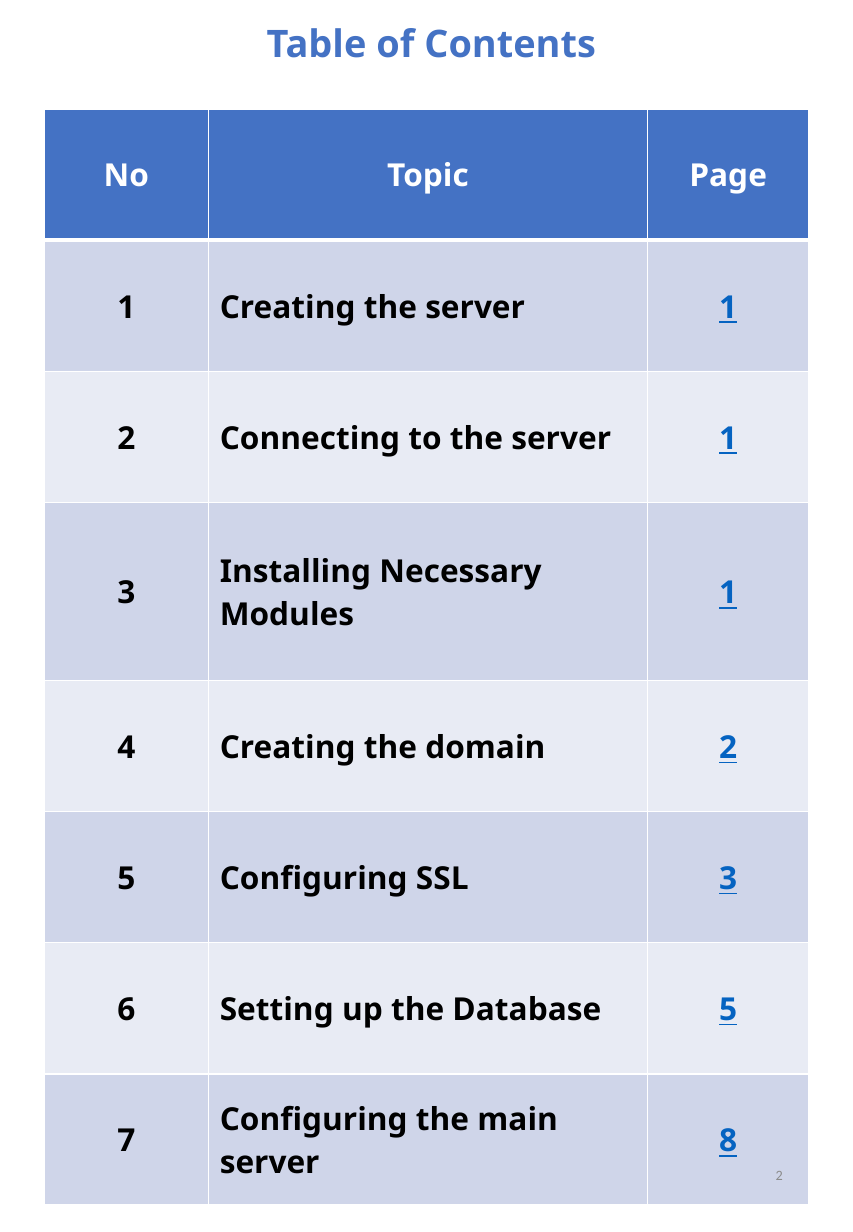
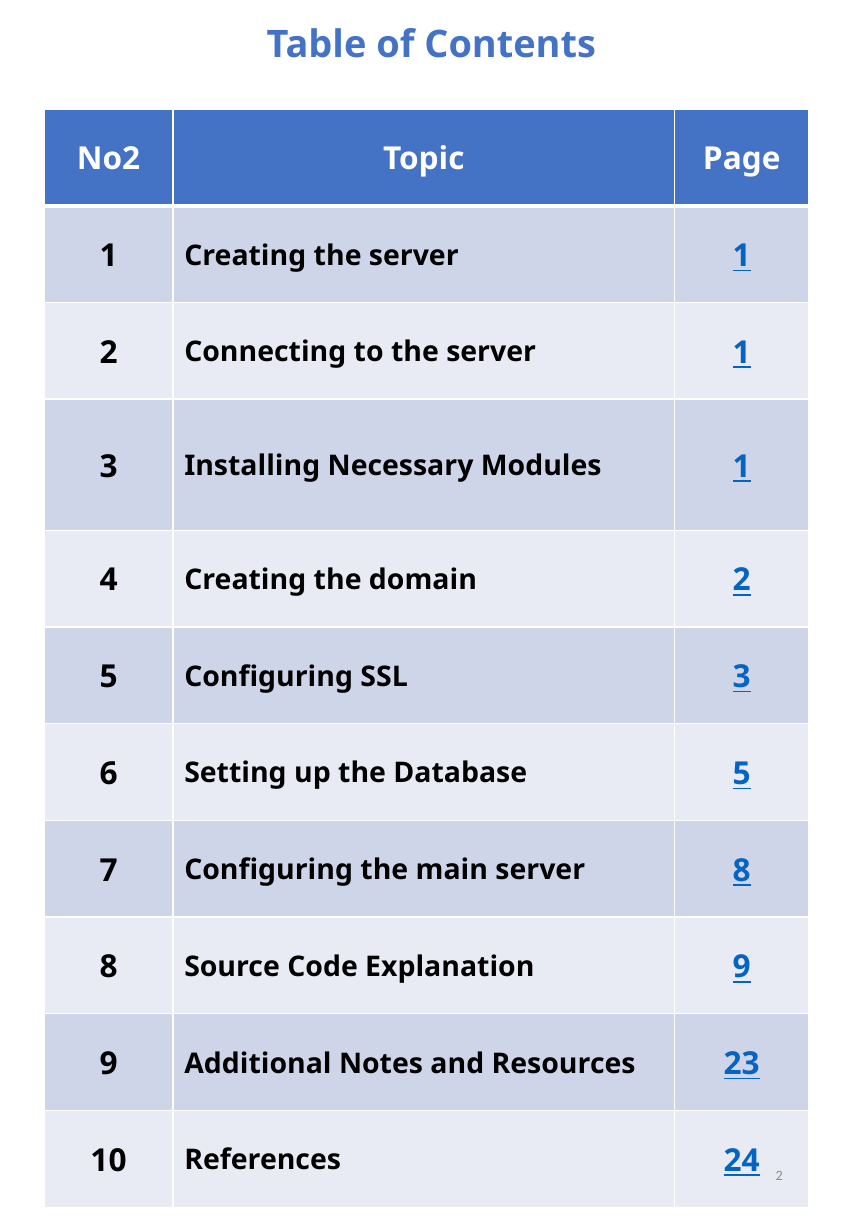
Before and after one commit to Agentgilspy/Food-Ordering-Website, a slide deck: slide 2 of ICT-171 Documentation.pptx. Drawn at 853x1232 pixels with LibreOffice and Linux fonts; fonts in the diff are those of the drawing. Boxes give left, top, right and bottom in pixels: in the first picture for what was removed or moved away, otherwise in the second. Text is boxed around its words. In the diff, an @@ line names an element or a change of style, - is before the commit and + after.

```diff
--- a/ICT-171 Documentation.pptx
+++ b/ICT-171 Documentation.pptx
@@ table at (x1=44, y1=109, x2=809, y2=1208) @@
-row 1, column 1: No
+row 1, column 1: No2
+row 9: 8 | Source Code Explanation | 9
+row 10: 9 | Additional Notes and Resources | 23
+row 11: 10 | References | 24
```
Also in this commit, not shown: 9 other slides changed, 16 slides added, 7 other files.
